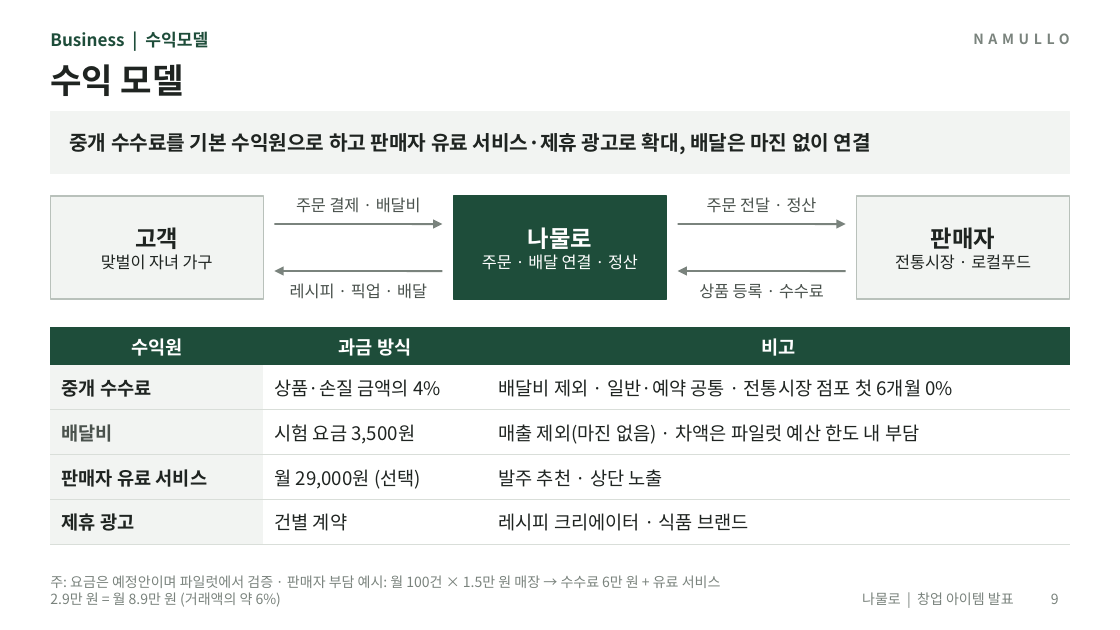
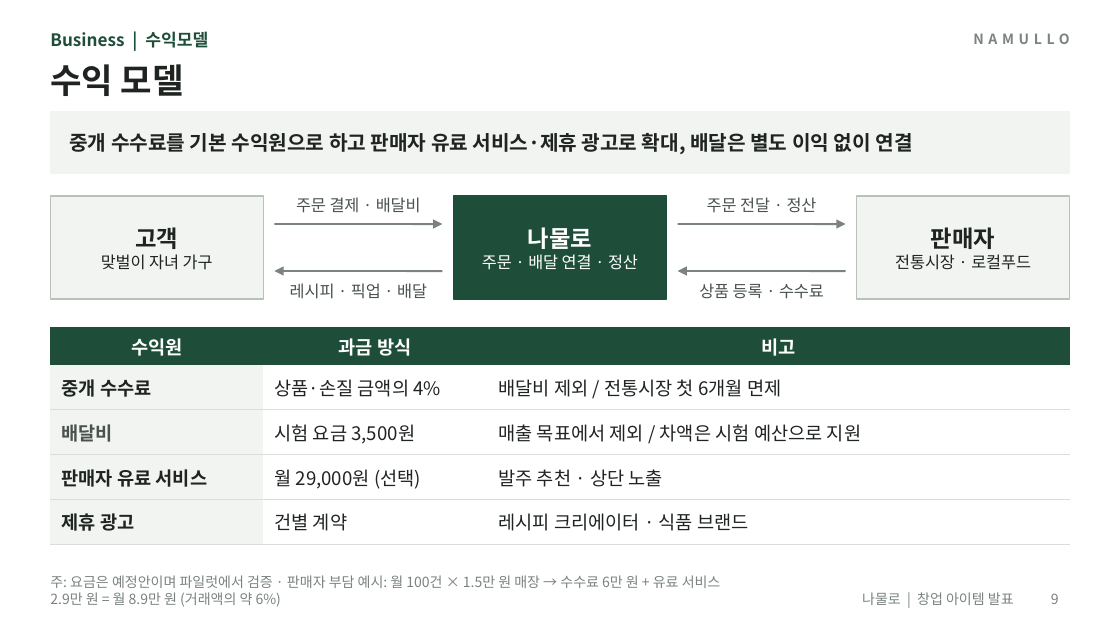
Before and after one commit to yonghoon7153-source/Yonghoon-DEM-DFT, a slide deck: slide 9 of namul-platform/02_발표자료_나물로.pptx. Drawn at 1120x630 pixels with LibreOffice and Linux fonts; fonts in the diff are those of the drawing. Boxes give left, top, right and bottom in pixels: in the first picture for what was removed or moved away, otherwise in the second. Text is boxed around its words. In the diff, an @@ line names an element or a change of style, - is before the commit and + after.

```diff
--- a/namul-platform/02_발표자료_나물로.pptx
+++ b/namul-platform/02_발표자료_나물로.pptx
@@ text at bbox=[69, 133, 913, 154]: text changed @@
-중개 수수료를 기본 수익원으로 하고 판매자 유료 서비스·제휴 광고로 확대, 배달은 마진 없이 연결
+중개 수수료를 기본 수익원으로 하고 판매자 유료 서비스·제휴 광고로 확대, 배달은 별도 이익 없이 연결
@@ table at bbox=[50, 327, 1070, 535] @@
-row 2, column 3: 배달비 제외 · 일반·예약 공통 · 전통시장 점포 첫 6개월 0%
+row 2, column 3: 배달비 제외 / 전통시장 첫 6개월 면제
-row 3, column 3: 매출 제외(마진 없음) · 차액은 파일럿 예산 한도 내 부담
+row 3, column 3: 매출 목표에서 제외 / 차액은 시험 예산으로 지원
```
Also in this commit, not shown: 5 other slides changed, 14 other files.
